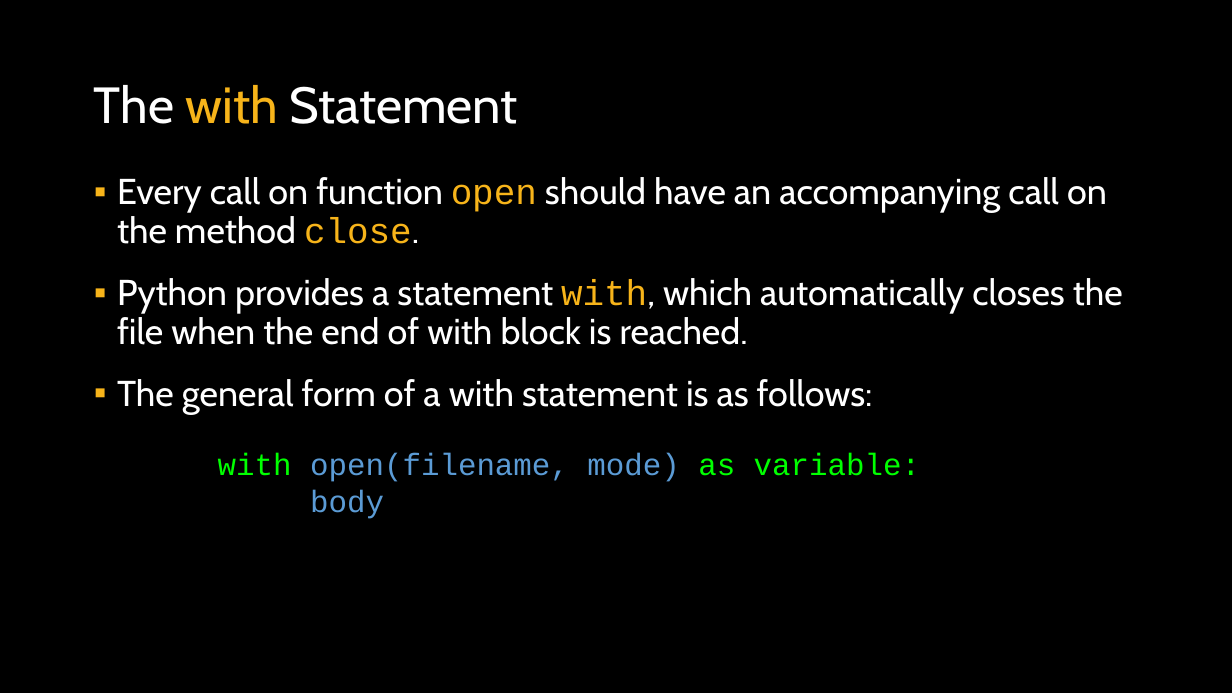
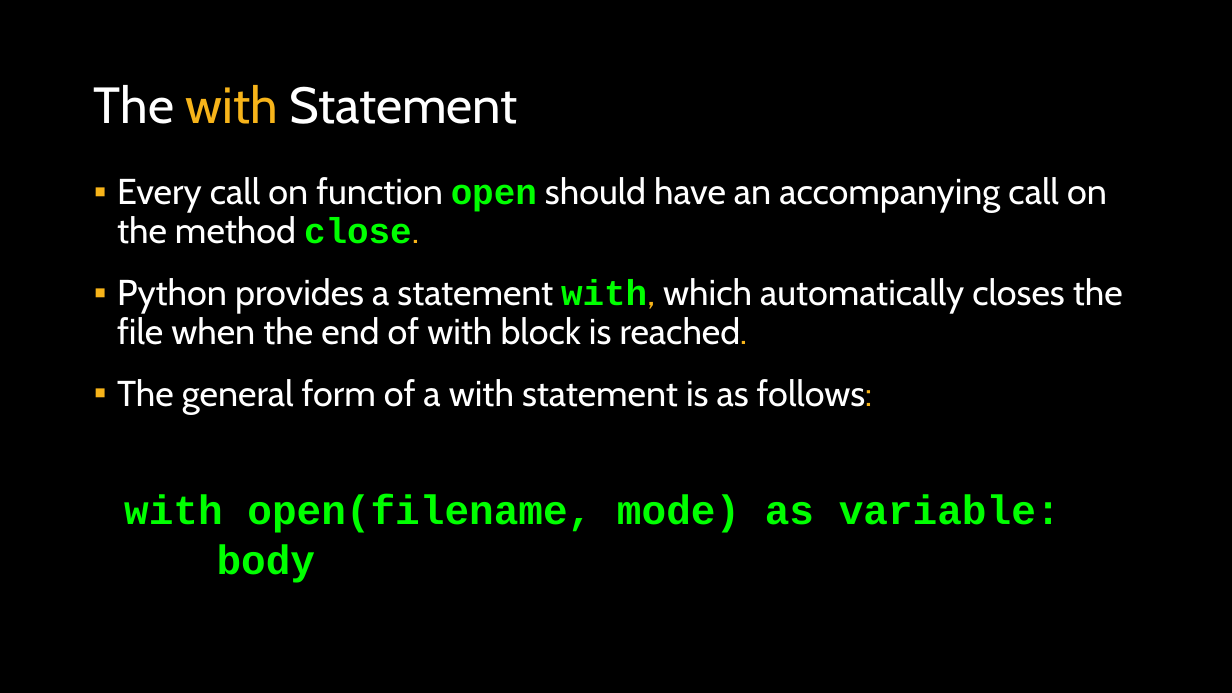
Before and after one commit to APS106/APS106-winter-2026-goodfellow-sutton, a slide deck: slide 8 of lectures/week11/lecture2/slides/week11_lecture2.pptx. Drawn at 1232x693 pixels with LibreOffice and Linux fonts; fonts in the diff are those of the drawing; background and template pictures are left out. Boxes give left, top, right and bottom in pixels: in the first picture for what was removed or moved away, otherwise in the second. Text is boxed around its words. In the diff, an @@ line names an element or a change of style, - is before the commit and + after.

```diff
--- a/lectures/week11/lecture2/slides/week11_lecture2.pptx
+++ b/lectures/week11/lecture2/slides/week11_lecture2.pptx
@@ text "Every call on function open ..." at (x1=117, y1=177, x2=1123, y2=415): text colour #F7B41A to #00FF00, bold on in "open close.", "with,"; text colour #FFFFFF to #F7B41A in "close.", "with, reached.", "follows:" @@
@@ text "with open(filename, mode) as variable:" moved from (x1=218, y1=453, x2=920, y2=519) to (x1=124, y1=495, x2=1061, y2=583) @@
@@ text "with open(filename, mode) as variable:" at (x1=124, y1=495, x2=1061, y2=583): size 24 to 32 pt, bold on; text colour #5B9BD5 to #00FF00 in "open(filename, mode)", "body" @@
```
Also in this commit, not shown: 4 other slides changed, 8 other files.
